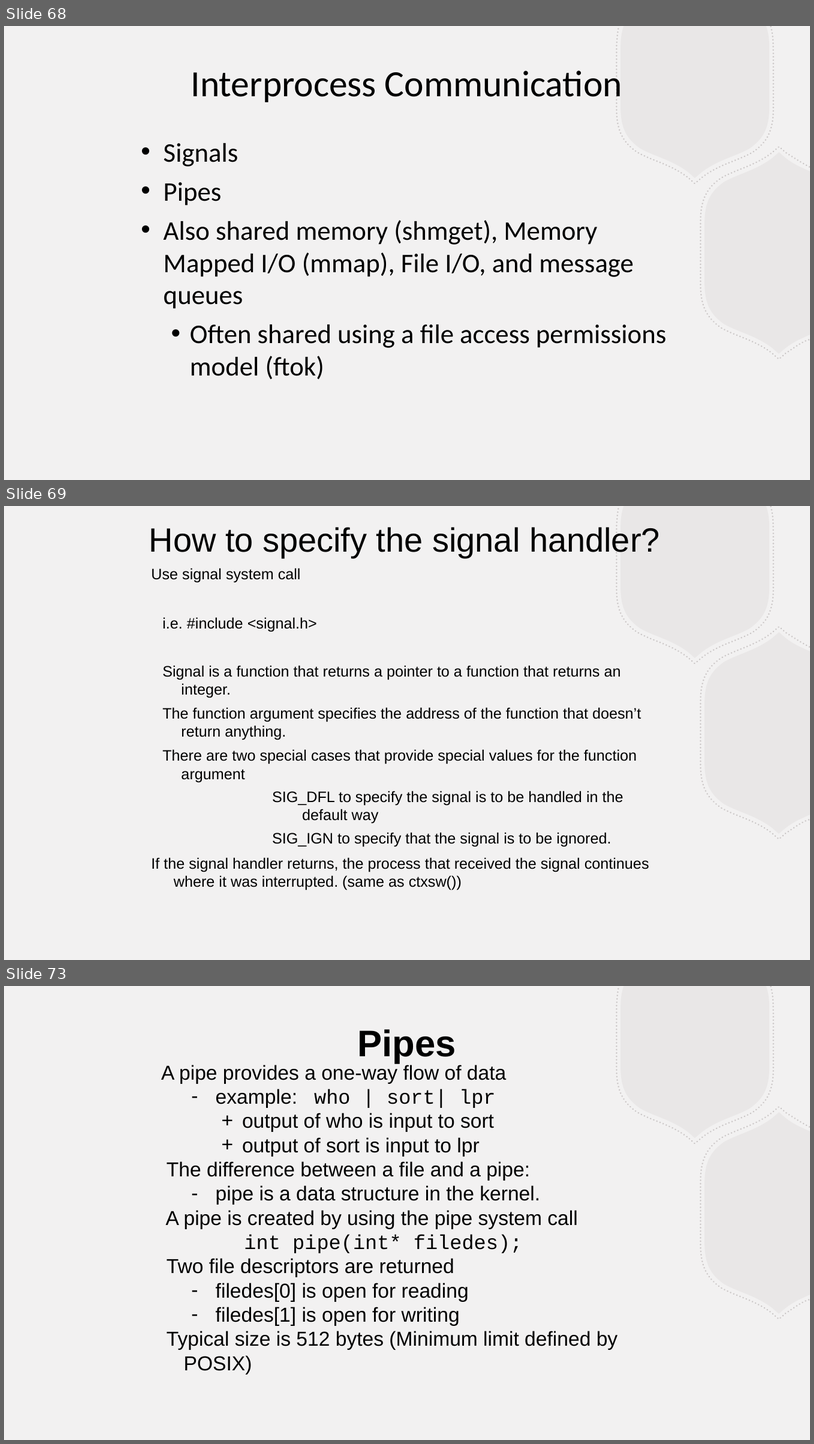
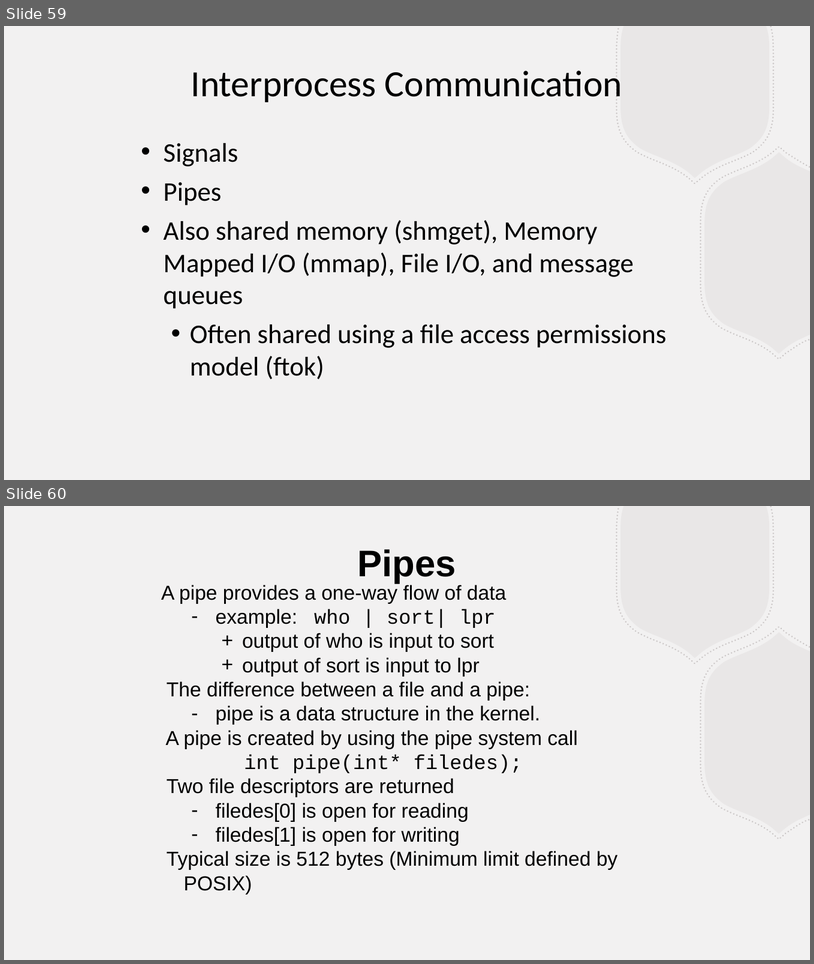
Before and after one commit to BillJr99/Ursinus-CS376, a slide deck: files/lectures/shellipc.pptx. Shown one above the other, each under a label of ours: slides 68, 69 and 73 before the commit, slides 59 and 60 after it; the slides between them are not shown. The pictures are 814x1444 and 814x964 pixels, drawn with LibreOffice and Linux fonts; fonts in the diff are those of the drawing. Boxes give left, top, right and bottom in pixels: in the first picture for what was removed or moved away, otherwise in the second. Text is boxed around its words. In the diff, an @@ line names an element or a change of style, - is before the commit and + after.

```diff
--- a/files/lectures/shellipc.pptx
+++ b/files/lectures/shellipc.pptx
@@ slide 69 removed at <box>4,506,810,960</box>, background #F2F1F1; not listed: 4 template elements that a slide beside it also shows @@
@@ text removed at <box>149,527,660,558</box> @@
-How to specify the signal handler?
@@ text removed at <box>151,568,650,889</box> @@
-Use signal system call
-  i.e. #include <signal.h>
-  Signal is a function that returns a pointer to a function that returns an integer.
-  The function argument specifies the address of the function that doesn’t return anything.
-  There are two special cases that provide special values for the function argument
-    SIG_DFL to specify the signal is to be handled in the default way
-    SIG_IGN to specify that the signal is to be ignored.
-If the signal handler returns, the process that received the signal continues where it was interrupted. (same as ctxsw())
@@ what was slide 68 is now slide 59 @@
@@ what was slide 73 is now slide 60 @@
```
Also in this commit, not shown: 1 slide changed, 1 slide added, 36 other slides removed, 1 other file.
